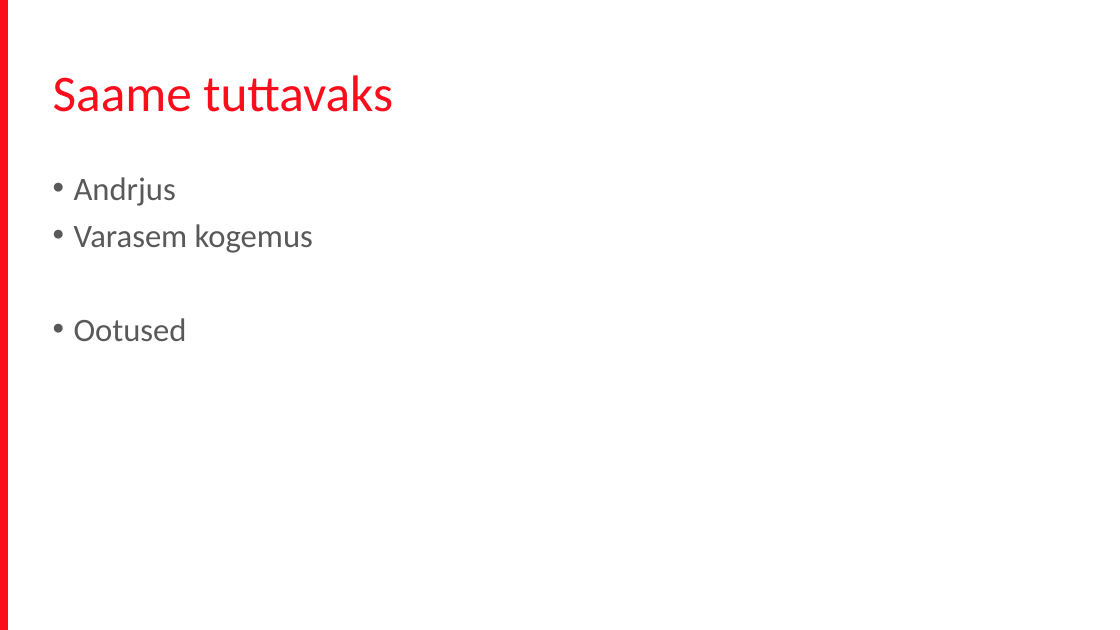
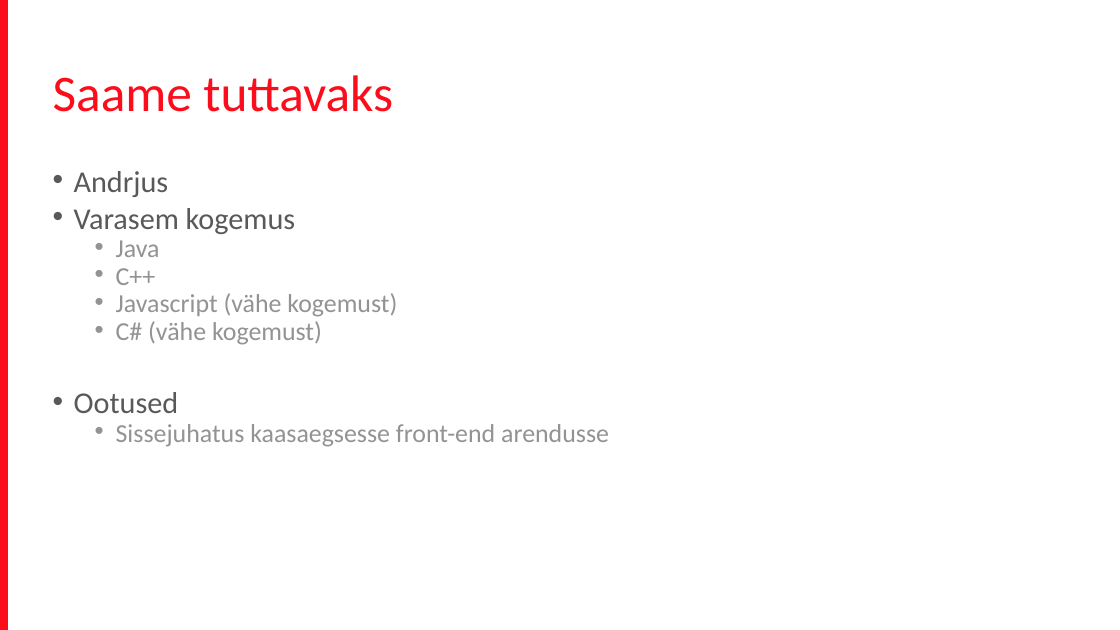
Before and after one commit to andfRa/FrontEnd201704, a slide deck: slide 4 of Front_end_koolitus.pptx. Drawn at 1120x630 pixels with LibreOffice and Linux fonts; fonts in the diff are those of the drawing; background and template pictures are left out. Boxes give left, top, right and bottom in pixels: in the first picture for what was removed or moved away, otherwise in the second. Text is boxed around its words. In the diff, an @@ line names an element or a change of style, - is before the commit and + after.

Commit message:
Enese lühitutvustus

```diff
--- a/Front_end_koolitus.pptx
+++ b/Front_end_koolitus.pptx
@@ text at [74,171,296,413]: size 28 to 25.9 pt in "Andrjus", "Varasem kogemus", "Ootused"; line spacing 0.9 to 0.7 @@
@@ text at [116,240,397,345]: paragraphs added @@
+  • Java
+  • C++
+  • Javascript (vähe kogemust)
+  • C# (vähe kogemust)
@@ text at [116,424,609,447]: paragraph added @@
+  • Sissejuhatus kaasaegsesse front-end arendusse
```
